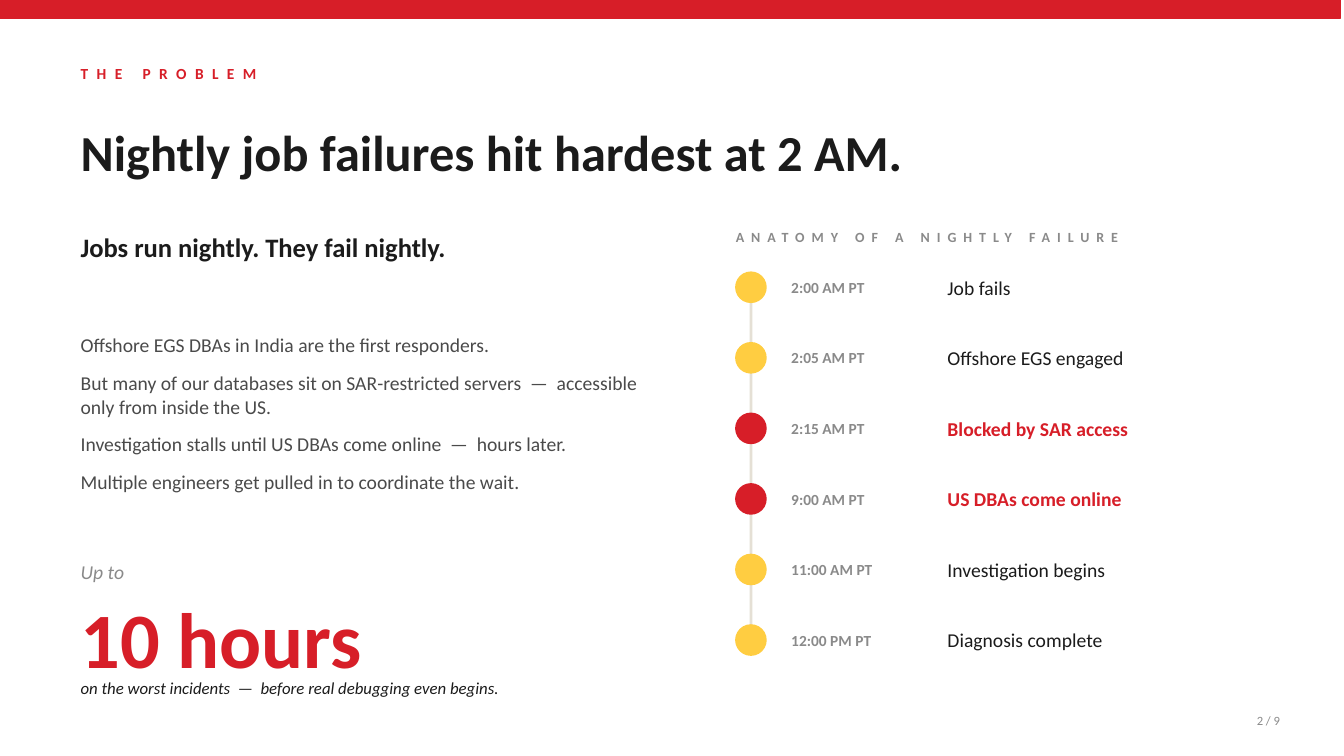
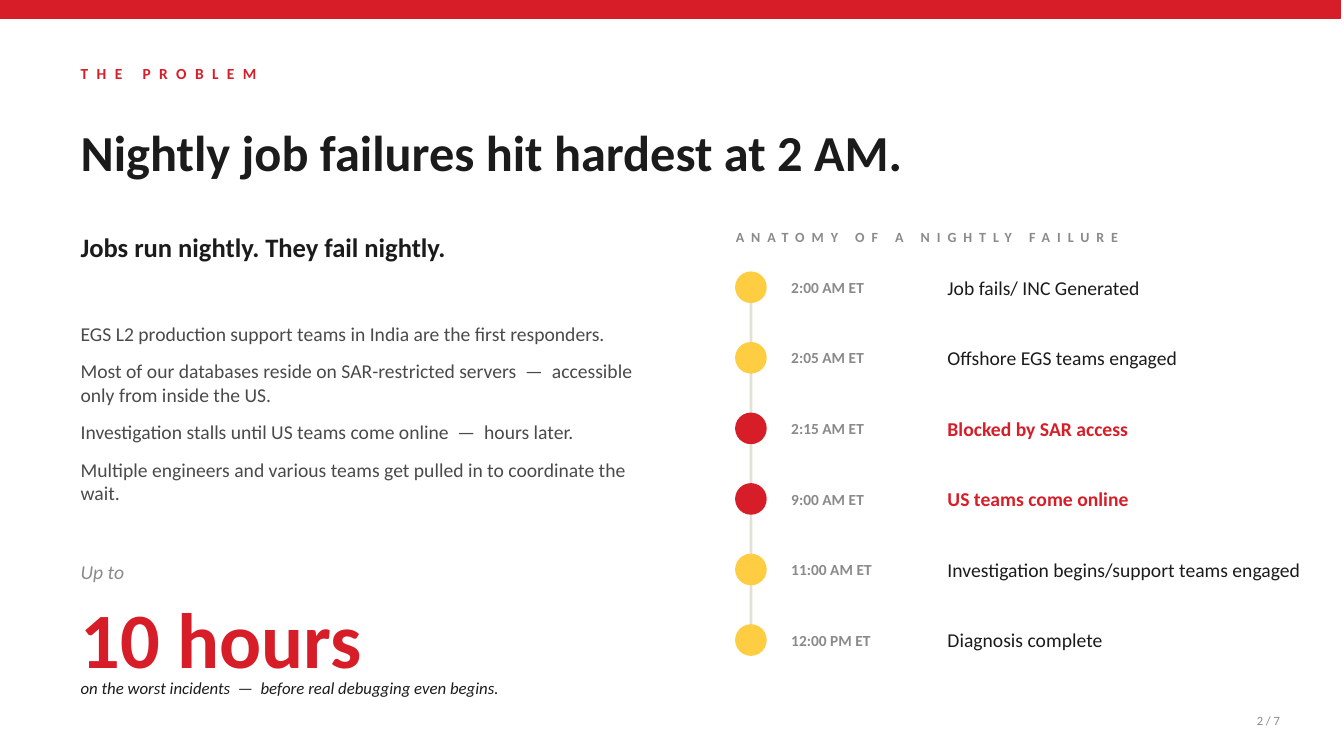
Before and after one commit to Snuthakki21/Copilot-docs, a slide deck: slide 2 of ppt/ETL_Incident_Diagnosis_Deck.pptx. Drawn at 1344x756 pixels with LibreOffice and Linux fonts; fonts in the diff are those of the drawing. Boxes give left, top, right and bottom in pixels: in the first picture for what was removed or moved away, otherwise in the second. Text is boxed around its words. In the diff, an @@ line names an element or a change of style, - is before the commit and + after.

```diff
--- a/ppt/ETL_Incident_Diagnosis_Deck.pptx
+++ b/ppt/ETL_Incident_Diagnosis_Deck.pptx
@@ text at box(791, 283, 864, 293): text changed @@
-2:00 AM PT
+2:00 AM ET
@@ text at box(947, 281, 1139, 296): text changed @@
-Job fails
+Job fails/ INC Generated
@@ text at box(81, 327, 632, 405): text changed @@
-Offshore EGS DBAs in India are the first responders.
-But many of our databases sit on SAR-restricted servers — accessible only from inside the US.
-Investigation stalls until US DBAs come online — hours later.
-Multiple engineers get pulled in to coordinate the wait.
+EGS L2 production support teams in India are the first responders.
+Most of our databases reside on SAR-restricted servers — accessible only from inside the US.
+Investigation stalls until US teams come online — hours later.
+Multiple engineers and various teams get pulled in to coordinate the wait.
@@ text at box(791, 353, 864, 363): text changed @@
-2:05 AM PT
+2:05 AM ET
@@ text at box(947, 351, 1177, 369): text changed @@
-Offshore EGS engaged
+Offshore EGS teams engaged
@@ text at box(791, 424, 864, 434): text changed @@
-2:15 AM PT
+2:15 AM ET
@@ text at box(791, 495, 864, 505): text changed @@
-9:00 AM PT
+9:00 AM ET
@@ text at box(947, 492, 1128, 506): text changed @@
-US DBAs come online
+US teams come online
@@ text at box(791, 565, 872, 575): text changed @@
-11:00 AM PT
+11:00 AM ET
@@ text at box(947, 563, 1299, 581): text changed @@
-Investigation begins
+Investigation begins/support teams engaged
@@ text at box(791, 636, 870, 646): text changed @@
-12:00 PM PT
+12:00 PM ET
@@ text at box(1257, 717, 1280, 725): text changed @@
-2 / 9
+2 / 7
```
Also in this commit, not shown: 4 other slides changed, 1 slide added, 3 slides removed.
